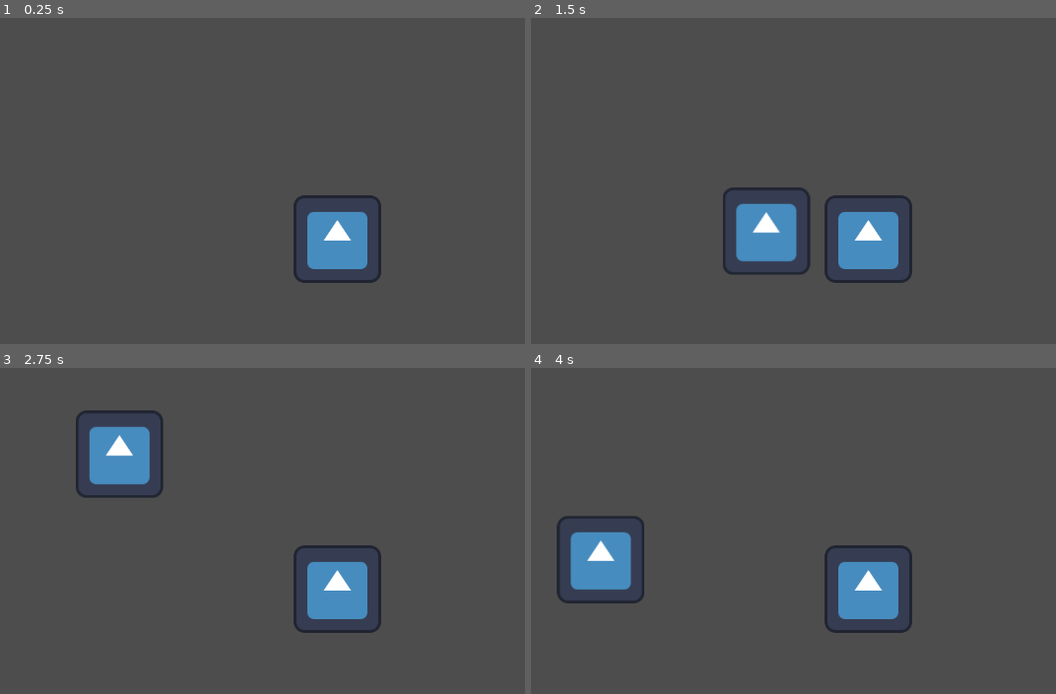
Above: before the commit, frames 1-4 (two rows, left to right).
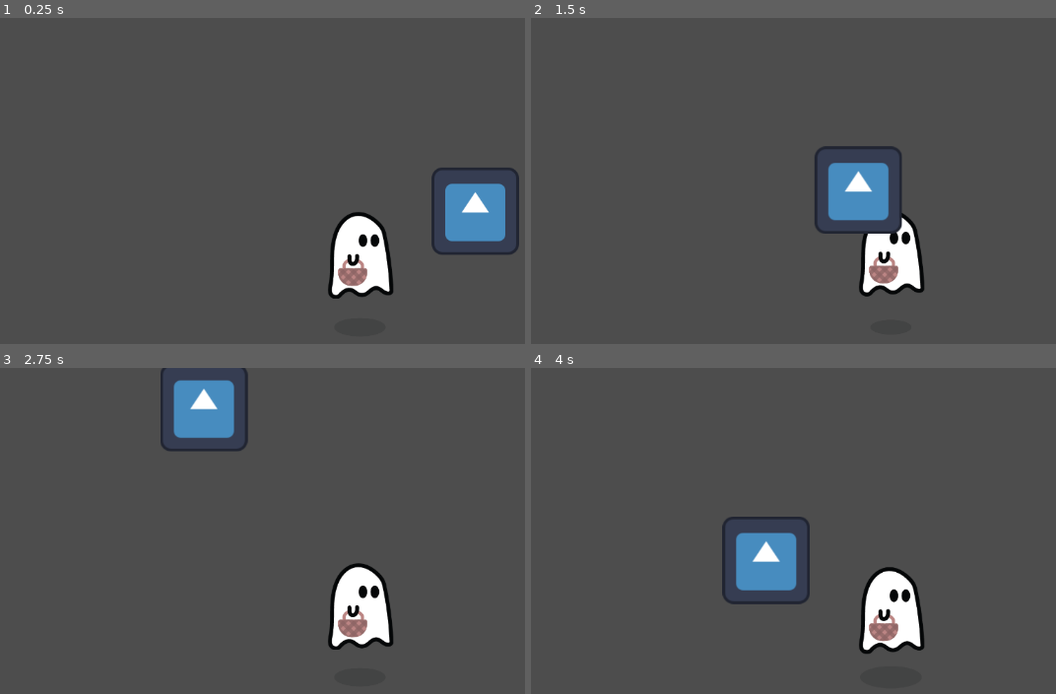
Above: after the commit, the same moments.

Repository: PandaBazookaWarz/mushroom-foraging-game
Game: Godot game, scene res://Main Level.tscn
The game is run twice, just before and just after one commit, with the same random seed, the same clock (stepped at 60 frames per second) and the same inputs. Before the commit the project starts from res://node_2d.tscn. The engine's default icon, where the game draws it, is replaced by a stand-in: a white triangle on a blue panel in a dark square.
Inputs:
- Up to frame 1 (0.25 s): no input
- Up to frame 2 (1.5 s): hold Right (ui_right) 0.53-1.28 s; hold Down (ui_down) from 1.28 s (still down)
- Up to frame 3 (2.75 s): release Down (ui_down) at 2.03 s; hold Right (ui_right) from 2.03 s (still down)
- Up to frame 4 (4 s): release Right (ui_right) at 2.78 s; hold Up (ui_up) 2.78-3.53 s; hold Left (ui_left) from 3.53 s (still down)

The runs differ from the first frame. In frame 1, 6.4% of the frame differs, in the area x 55-99%, y 45-87%; in frame 2, 8.4%; in frame 3, 9.0%; in frame 4, 9.4%, in the area x 4-75%, y 45-88%.

Commit message:
Added player float animation.

Diff:
--- /dev/null
+++ b/Main Level.tscn
@@ -0,0 +1,41 @@
+[gd_scene load_steps=7 format=3 uid="uid://c7b4wobu0eojo"]
+
+[ext_resource type="Script" uid="uid://bum6hkgula8ek" path="res://Player/player.gd" id="1_ceigu"]
+[ext_resource type="Script" uid="uid://cc75ll7k2pkqm" path="res://Player/player_float_animation.gd" id="2_uxobj"]
+[ext_resource type="Texture2D" uid="uid://d1pstv6w5e1h1" path="res://Player/Player.png" id="3_bs0lh"]
+[ext_resource type="Texture2D" uid="uid://ki4yq6mheohc" path="res://Player/Player Shadow.png" id="4_uxobj"]
+[ext_resource type="Texture2D" uid="uid://c7gu8h2xwfwgh" path="res://icon.svg" id="4_vjb8f"]
+
+[sub_resource type="RectangleShape2D" id="RectangleShape2D_0hol4"]
+size = Vector2(96, 124)
+
+[node name="Main Level" type="Node2D"]
+
+[node name="CharacterBody2D" type="CharacterBody2D" parent="."]
+script = ExtResource("1_ceigu")
+
+[node name="Float Animation" type="Node2D" parent="CharacterBody2D" node_paths=PackedStringArray("Player", "Shadow")]
+script = ExtResource("2_uxobj")
+Player = NodePath("Player")
+Shadow = NodePath("Shadow")
+
+[node name="Shadow" type="Sprite2D" parent="CharacterBody2D/Float Animation"]
+position = Vector2(33, 161)
+scale = Vector2(0.58928573, 0.58928573)
+texture = ExtResource("4_uxobj")
+
+[node name="Player" type="Sprite2D" parent="CharacterBody2D/Float Animation"]
+position = Vector2(34.185005, 59.490784)
+scale = Vector2(0.6339611, 0.6339611)
+texture = ExtResource("3_bs0lh")
+
+[node name="CollisionShape2D" type="CollisionShape2D" parent="CharacterBody2D"]
+position = Vector2(33, 37)
+shape = SubResource("RectangleShape2D_0hol4")
+
+[node name="Camera2D" type="Camera2D" parent="CharacterBody2D"]
+position = Vector2(0.045, 31.97)
+
+[node name="BG" type="Sprite2D" parent="."]
+position = Vector2(202, -9)
+texture = ExtResource("4_vjb8f")
--- a/player.gd
+++ b/Player/player.gd
@@ -1,7 +1,7 @@
 extends CharacterBody2D
 
 const SPEED = 300.0
-const ACCEL = 2.0
+const ACCEL = 7
 
 var input: Vector2
 
--- /dev/null
+++ b/Player/player_float_animation.gd
@@ -0,0 +1,25 @@
+extends Node2D
+
+@export var FloatHeight = 7.5
+@export var ShadowShrink = 1.5
+@export var AnimationTime = .5
+
+@export var Player : Sprite2D
+@export var Shadow : Sprite2D
+
+# Called when the node enters the scene tree for the first time.
+func _ready() -> void:
+	hover()
+func hover() -> void:
+	var playerTween = create_tween().set_loops().set_trans(Tween.TransitionType.TRANS_QUAD)
+	var shadowTween = create_tween().set_loops().set_trans(Tween.TransitionType.TRANS_QUAD)
+
+	playerTween.tween_property(Player, "position:y", Player.position.y - FloatHeight, AnimationTime)
+	shadowTween.tween_property(Shadow, "scale", Shadow.scale / ShadowShrink, AnimationTime)
+	playerTween.tween_property(Player, "position:y", Player.position.y + (FloatHeight / 2), AnimationTime)
+	shadowTween.tween_property(Shadow, "scale", Shadow.scale, AnimationTime)
+	shadowTween.finished.connect(hover)
+
+# Called every frame. 'delta' is the elapsed time since the previous frame.
+func _process(delta: float) -> void:
+	pass
--- a/node_2d.tscn
+++ /dev/null
@@ -1,24 +0,0 @@
-[gd_scene load_steps=4 format=3 uid="uid://c7b4wobu0eojo"]
-
-[ext_resource type="Script" uid="uid://bum6hkgula8ek" path="res://player.gd" id="1_0e48y"]
-[ext_resource type="Texture2D" uid="uid://c7gu8h2xwfwgh" path="res://icon.svg" id="2_epypp"]
-
-[sub_resource type="RectangleShape2D" id="RectangleShape2D_0hol4"]
-size = Vector2(125, 127)
-
-[node name="Node2D" type="Node2D"]
-
-[node name="CharacterBody2D" type="CharacterBody2D" parent="."]
-script = ExtResource("1_0e48y")
-
-[node name="Sprite2D" type="Sprite2D" parent="CharacterBody2D"]
-texture = ExtResource("2_epypp")
-
-[node name="CollisionShape2D" type="CollisionShape2D" parent="CharacterBody2D"]
-position = Vector2(0.5, 0.5)
-shape = SubResource("RectangleShape2D_0hol4")
-
-[node name="Camera2D" type="Camera2D" parent="CharacterBody2D"]
-
-[node name="BG" type="Sprite2D" parent="."]
-texture = ExtResource("2_epypp")
Binary file added: Player/Player Shadow.png
Not shown, added: Player/Player Shadow.png.import
Binary file added: Player/Player.png
Not shown, added: Player/Player.png.import
Renamed: player.gd.uid -> Player/player.gd.uid
Not shown, added: Player/player_float_animation.gd.uid
